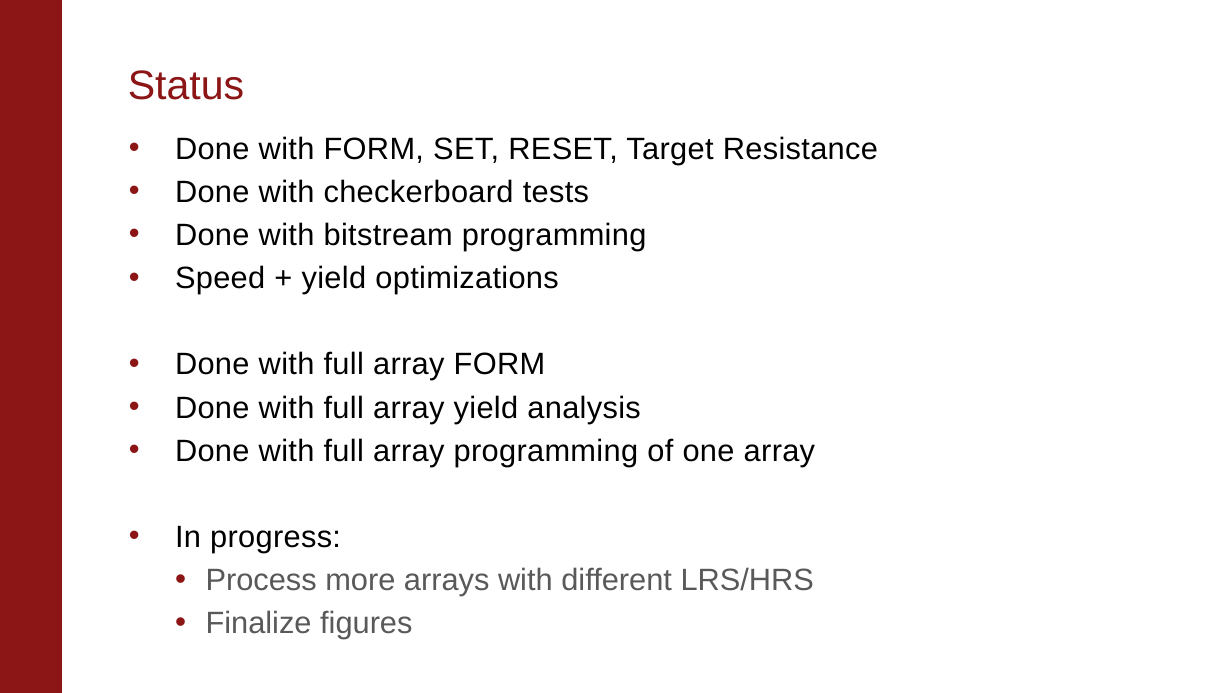
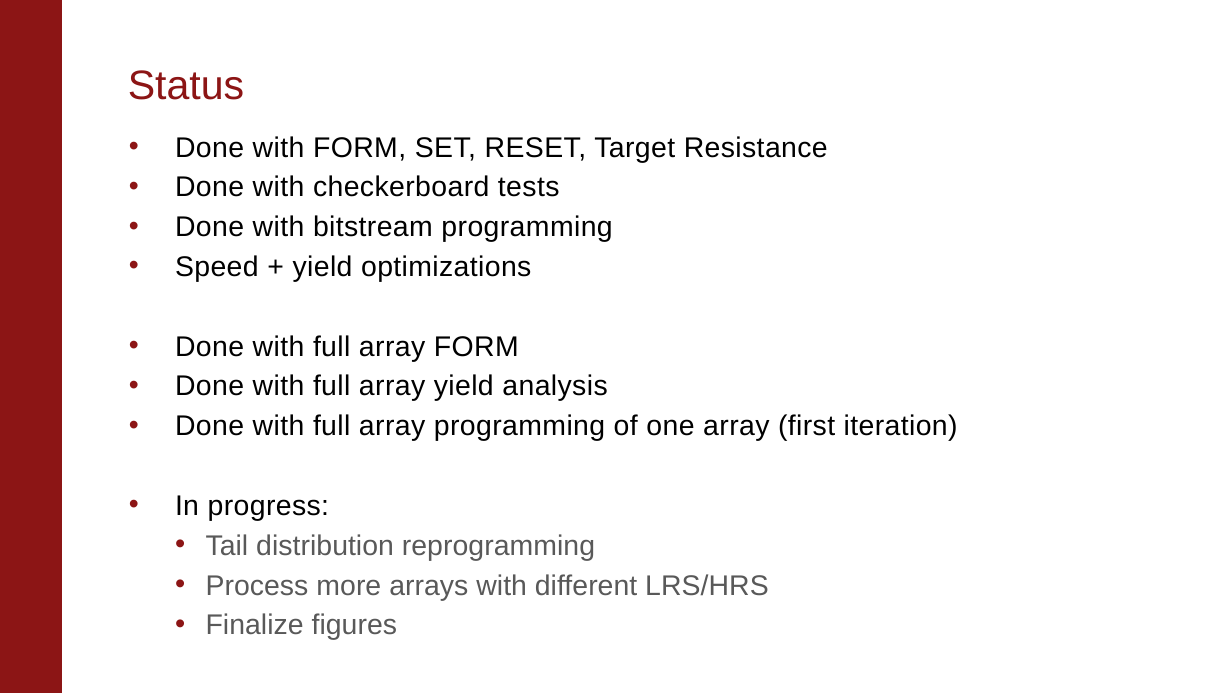
Before and after one commit to akashlevy/NI-RRAM-Test-Setup, a slide deck: slide 2 of presentations/Updates 2-4-21.pptx. Drawn at 1232x693 pixels with LibreOffice and Linux fonts; fonts in the diff are those of the drawing; background and template pictures are left out. Boxes give left, top, right and bottom in pixels: in the first picture for what was removed or moved away, otherwise in the second. Text is boxed around its words. In the diff, an @@ line names an element or a change of style, - is before the commit and + after.

```diff
--- a/presentations/Updates 2-4-21.pptx
+++ b/presentations/Updates 2-4-21.pptx
@@ text at (x1=175, y1=136, x2=828, y2=640): size 18 to 16.6 pt in "Done with FORM, SET, RESET, Target Resistance", "Done with checkerboard tests", "Done with bitstream programming", "Speed + yield optimizations" and 5 more places @@
@@ text at (x1=175, y1=414, x2=958, y2=441): text changed; size 18 to 16.6 pt @@
-• Done with full array programming of one array
+• Done with full array programming of one array (first iteration)
@@ text at (x1=206, y1=534, x2=595, y2=561): paragraph added @@
+    • Tail distribution reprogramming
```
Also in this commit, not shown: 2 other slides changed, 1 slide added, 1 slide removed, 20 other files.
